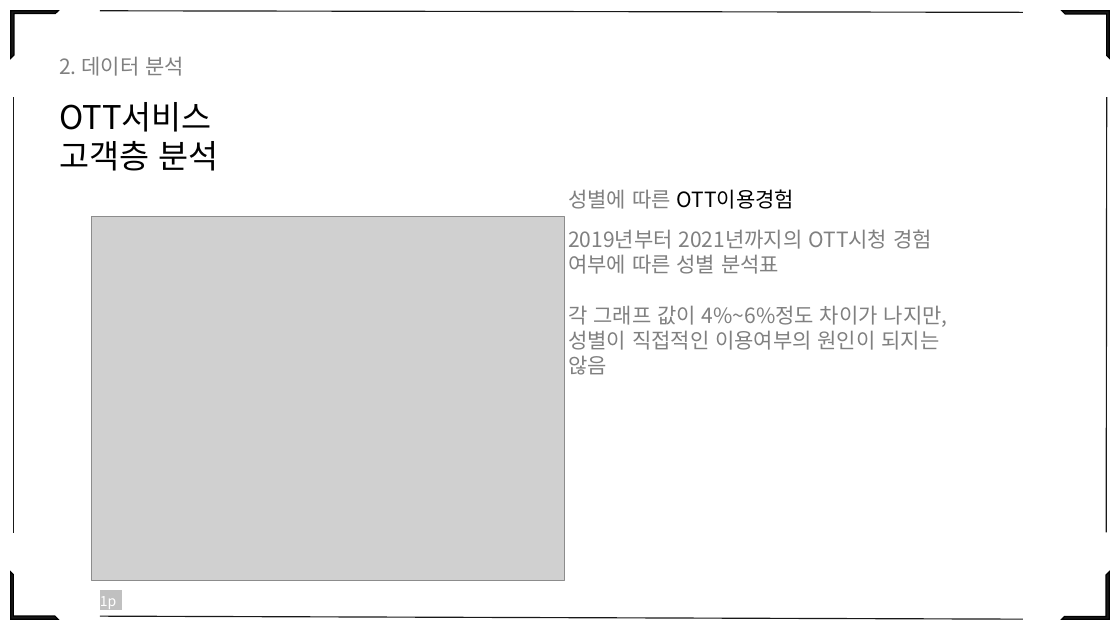
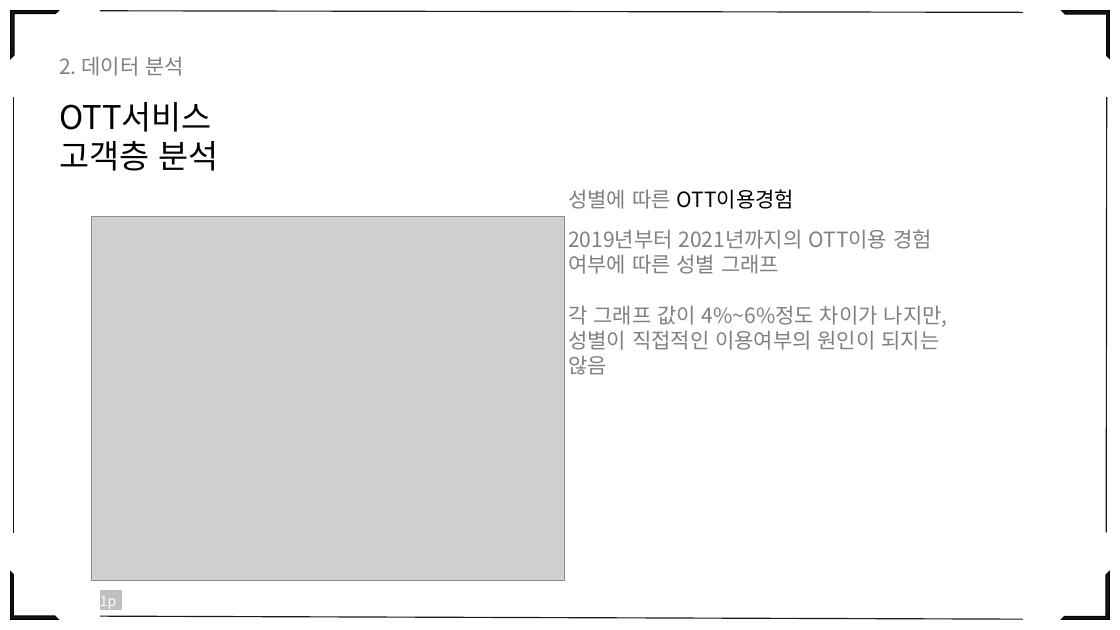
Before and after one commit to eesomin/midproject, a slide deck: slide 14 of jdh1/PPT_0_TEAM2.pptx (slide 12 before the commit). Drawn at 1120x630 pixels with LibreOffice and Linux fonts; fonts in the diff are those of the drawing; grey boxes stand for pictures. Boxes give left, top, right and bottom in pixels: in the first picture for what was removed or moved away, otherwise in the second. Text is boxed around its words. In the diff, an @@ line names an element or a change of style, - is before the commit and + after.

Commit message:
회의록 21일까지 및 ppt최신업데이트

```diff
--- a/jdh1/PPT_0_TEAM2.pptx
+++ b/jdh1/PPT_0_TEAM2.pptx
@@ text at box(568, 229, 932, 274): text changed @@
-2019년부터 2021년까지의 OTT시청 경험 여부에 따른 성별 분석표
+2019년부터 2021년까지의 OTT이용 경험 여부에 따른 성별 그래프
```
Also in this commit, not shown: 25 other slides changed, 7 slides added, 1 slide removed, 4 other files.
